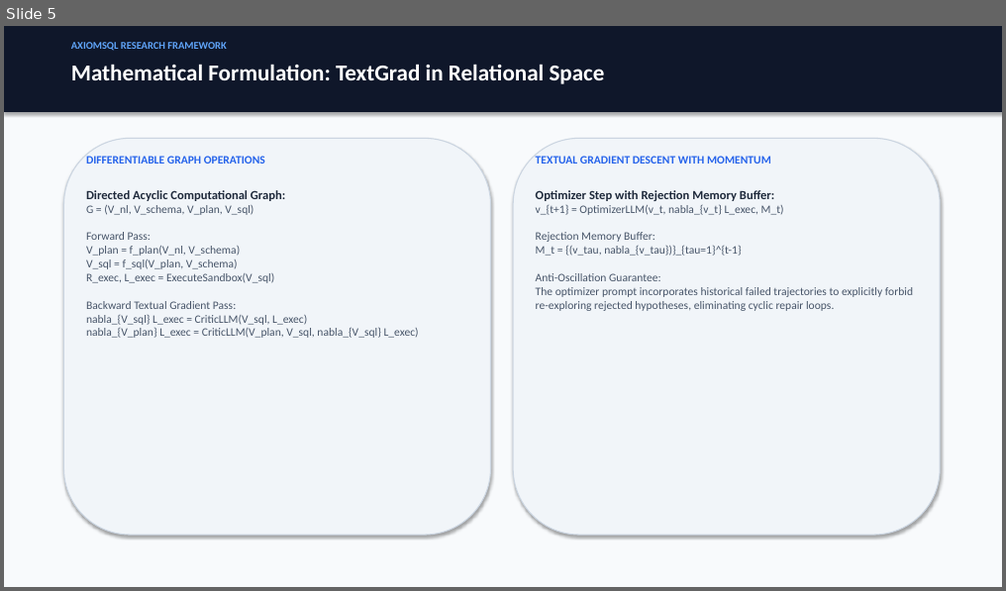
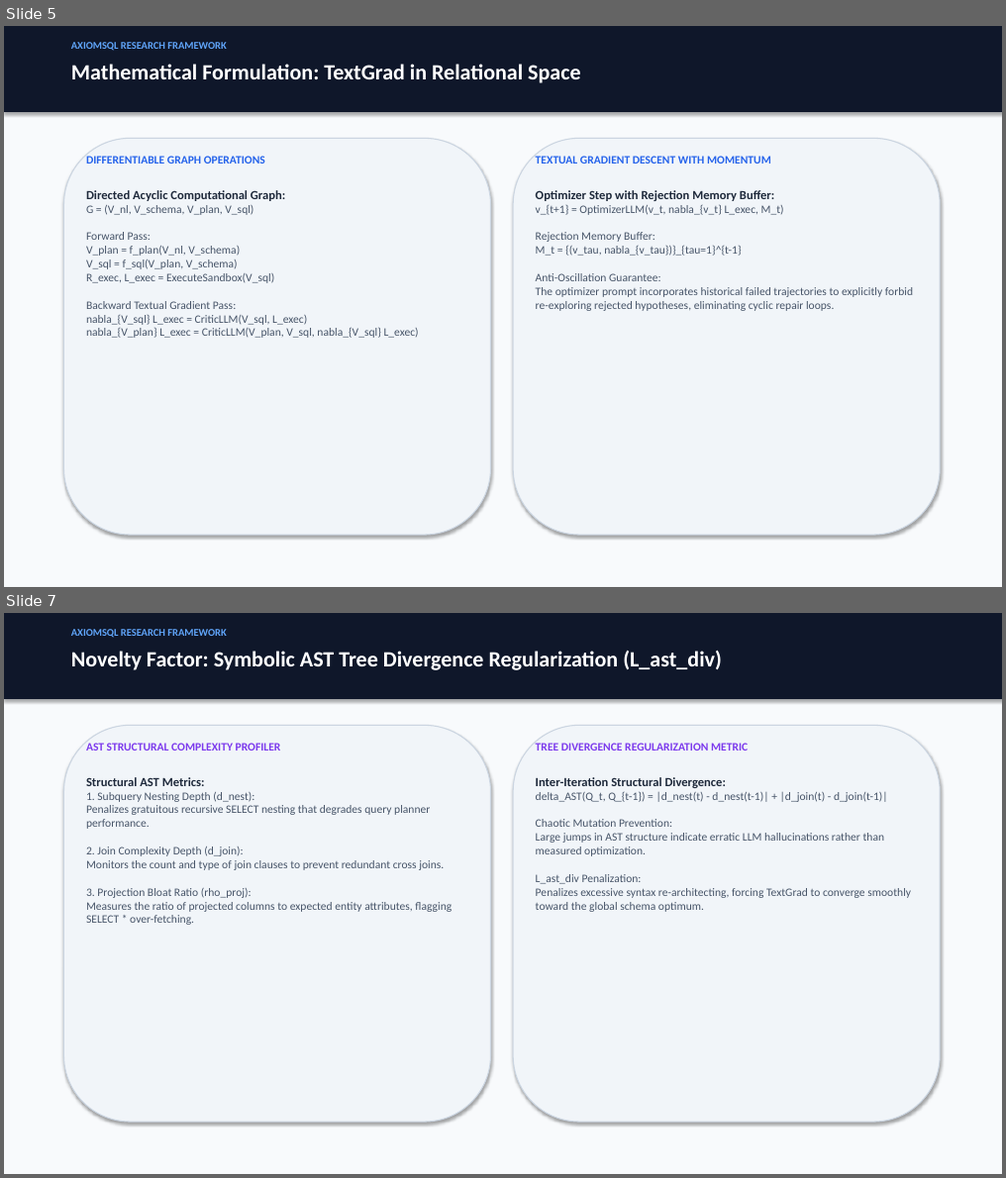
Before and after one commit to DharshiniPES/axiom-sql-textgrad, a slide deck: presentation/AxiomSQL_Presentation.pptx. Shown one above the other, each under a label of ours: slide 5 before the commit, slides 5 and 7 after it; the slides between them are not shown. The pictures are 1006x591 and 1006x1178 pixels, drawn with LibreOffice and Linux fonts; fonts in the diff are those of the drawing. Boxes give left, top, right and bottom in pixels: in the first picture for what was removed or moved away, otherwise in the second. Text is boxed around its words. In the diff, an @@ line names an element or a change of style, - is before the commit and + after.

Commit message:
feat(novelty): add adversarial perturbation, ast divergence, lr annealing, and new 14-slide ppt

```diff
--- a/presentation/AxiomSQL_Presentation.pptx
+++ b/presentation/AxiomSQL_Presentation.pptx
@@ slide 7 added at [4,613,1002,1174], background #F8FAFC @@
@@ rectangle added at [4,613,1002,699], fill #0F172A @@
@@ text added at [71,629,226,638], 10 pt, text #60A5FA, bold @@
+AXIOMSQL RESEARCH FRAMEWORK
@@ text added at [71,651,722,670], 21 pt, text #FFFFFF, bold @@
+Novelty Factor: Symbolic AST Tree Divergence Regularization (L_ast_div)
@@ rounded rectangle added at [63,725,491,1122], fill #F1F5F9, outline #CBD5E1 1 pt @@
@@ rounded rectangle added at [513,725,940,1122], fill #F1F5F9, outline #CBD5E1 1 pt @@
@@ text added at [86,743,281,751], 11 pt, text #7C3AED, bold @@
+AST STRUCTURAL COMPLEXITY PROFILER
@@ text added at [536,743,747,751], 11 pt, text #7C3AED, bold @@
+TREE DIVERGENCE REGULARIZATION METRIC
@@ text added at [86,777,451,925], 11 pt, text #475569 @@
+Structural AST Metrics:
+1. Subquery Nesting Depth (d_nest):
+Penalizes gratuitous recursive SELECT nesting that degrades query planner performance.
+2. Join Complexity Depth (d_join):
+Monitors the count and type of join clauses to prevent redundant cross joins.
+3. Projection Bloat Ratio (rho_proj):
+Measures the ratio of projected columns to expected entity attributes, flagging SELECT * over-fetching.
@@ text added at [536,777,911,912], 11 pt, text #475569 @@
+Inter-Iteration Structural Divergence:
+delta_AST(Q_t, Q_{t-1}) = |d_nest(t) - d_nest(t-1)| + |d_join(t) - d_join(t-1)|
+Chaotic Mutation Prevention:
+Large jumps in AST structure indicate erratic LLM hallucinations rather than measured optimization.
+L_ast_div Penalization:
+Penalizes excessive syntax re-architecting, forcing TextGrad to converge smoothly toward the global schema optimum.
@@ slide 5 changed as well @@
@@ text "Mathematical Formulation: TextGrad in Relational ..." at [71,64,580,83]: size 22 to 21 pt @@
```
Also in this commit, not shown: 8 other slides changed, 4 other slides added, 3 slides removed, 17 other files.
